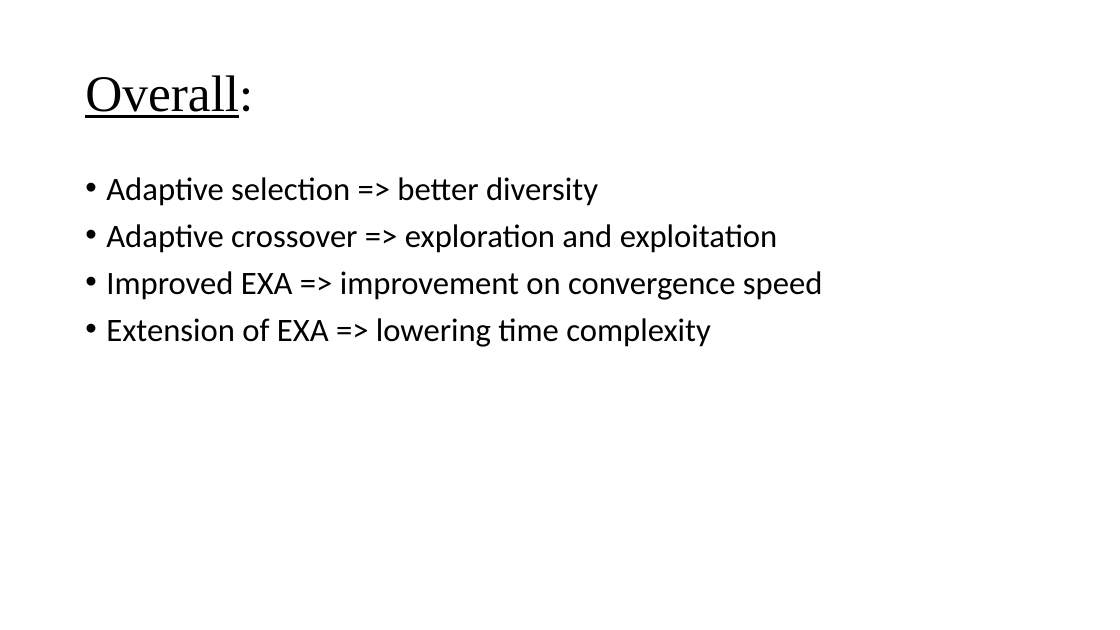
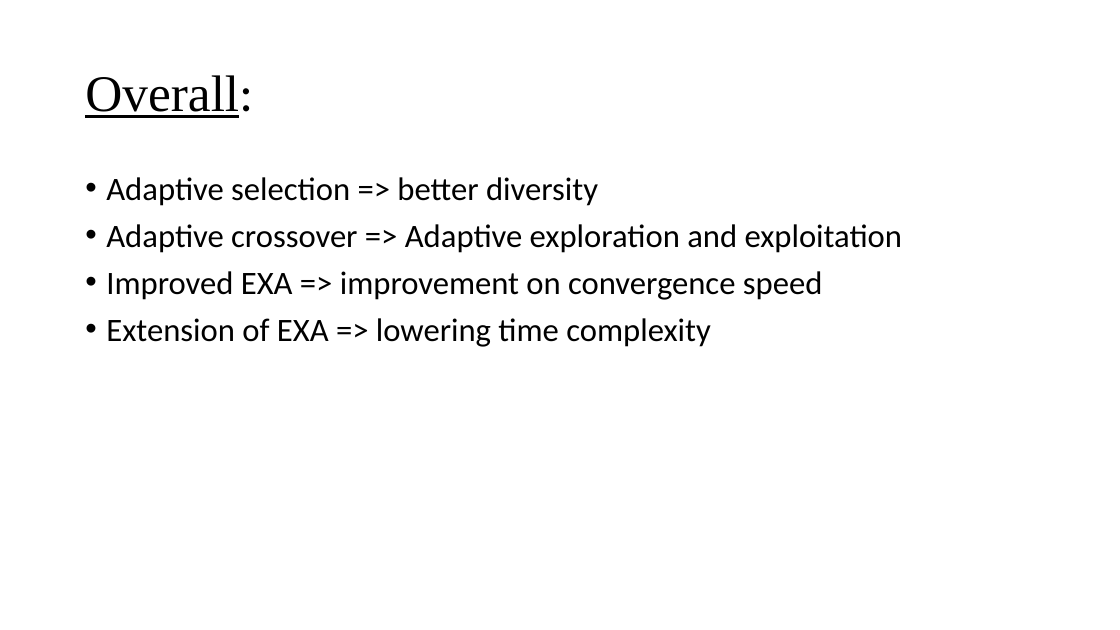
Before and after one commit to itsatefe/Evolutionary-Computing, a slide deck: slide 25 of Final Project/Document/Presentation.pptx. Drawn at 1120x630 pixels with LibreOffice and Linux fonts; fonts in the diff are those of the drawing. Boxes give left, top, right and bottom in pixels: in the first picture for what was removed or moved away, otherwise in the second. Text is boxed around its words. In the diff, an @@ line names an element or a change of style, - is before the commit and + after.

```diff
--- a/Final Project/Document/Presentation.pptx
+++ b/Final Project/Document/Presentation.pptx
@@ text at (106, 224, 903, 253): text changed @@
-• Adaptive crossover => exploration and exploitation
+• Adaptive crossover => Adaptive exploration and exploitation
```
Also in this commit, not shown: 6 other slides changed, 7 other files.
